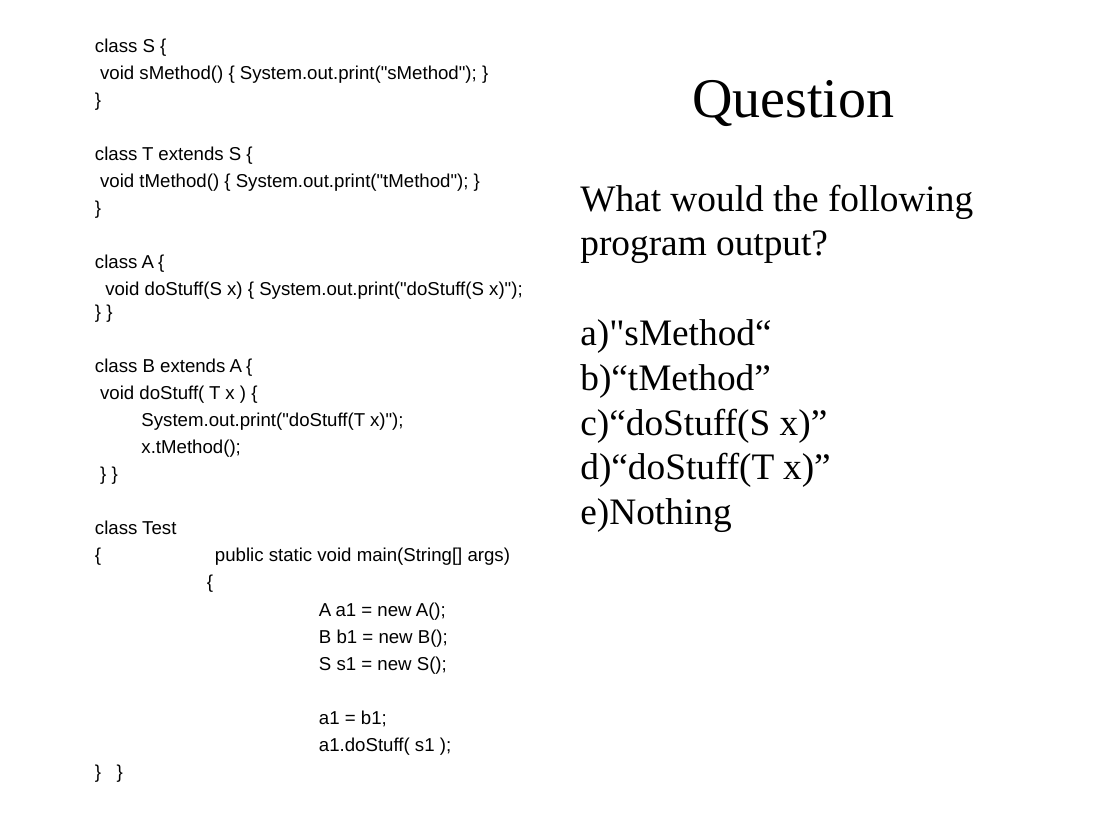
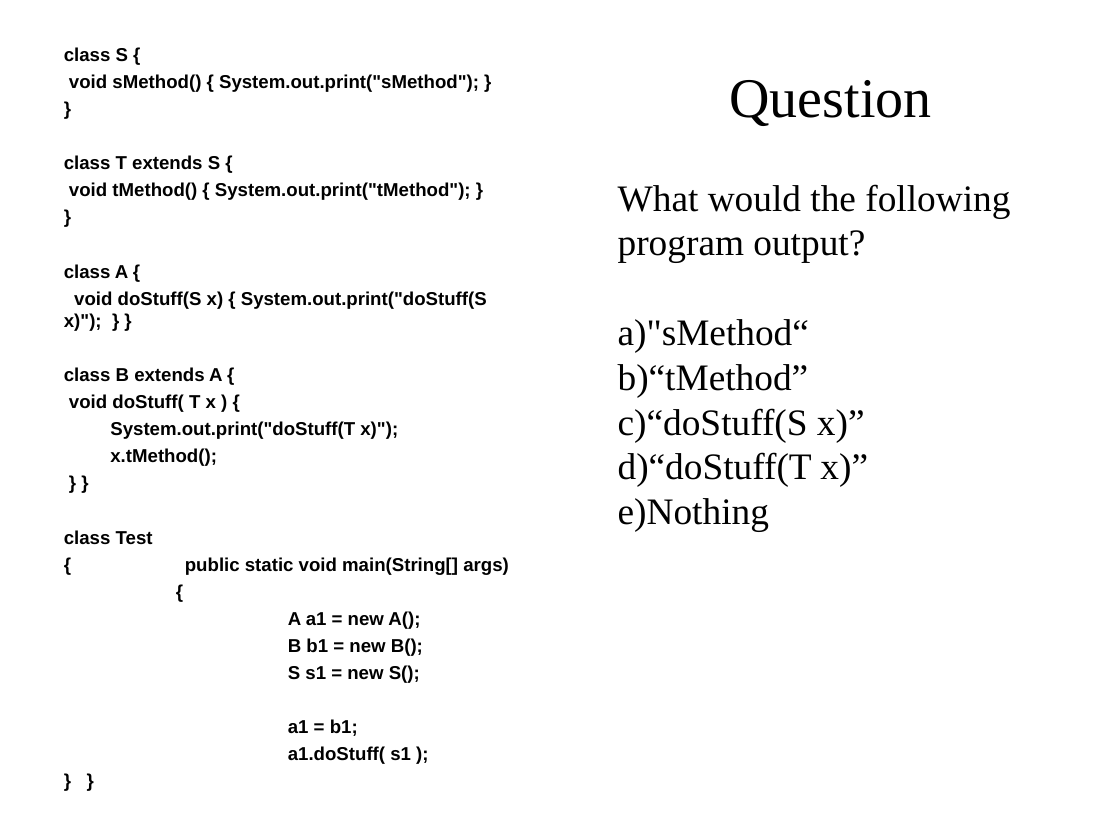
Before and after one commit to octaviordz/zjnu2017.github.io, a slide deck: slide 37 of OOP/lectures/040--Inheritance.and.Interfaces.ppt (slide 40 before the commit). Drawn at 1120x840 pixels with LibreOffice and Linux fonts; fonts in the diff are those of the drawing. Boxes give left, top, right and bottom in pixels: in the first picture for what was removed or moved away, otherwise in the second. Text is boxed around its words. In the diff, an @@ line names an element or a change of style, - is before the commit and + after.

Commit message:
Update slides additional questions and facts.

```diff
--- a/OOP/lectures/040--Inheritance.and.Interfaces.ppt
+++ b/OOP/lectures/040--Inheritance.and.Interfaces.ppt
@@ text "class S {": place and size @@
-text "class S {" at [95, 38, 523, 755]
+text "class S {" at [64, 47, 509, 764]
@@ text "class S {" at [64, 47, 509, 764]: bold on @@
@@ text "Question": place and size @@
-text "Question" at [580, 80, 973, 531]
+text "Question" at [618, 80, 1010, 531]
```
Also in this commit, not shown: 31 other slides changed, 6 slides added, 8 slides removed, 1 other file.
